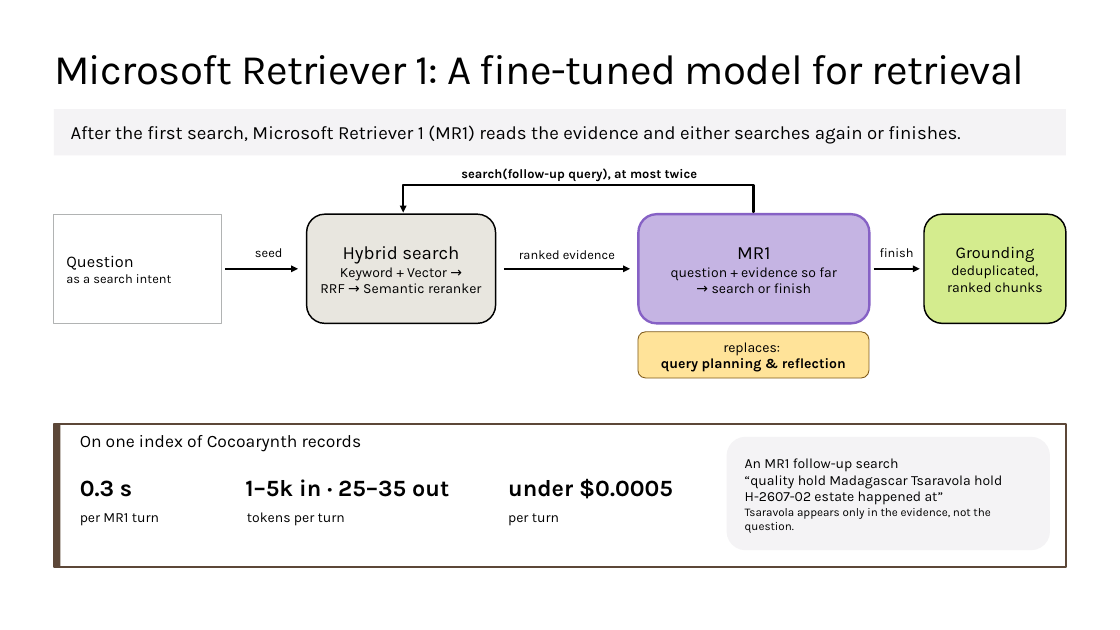
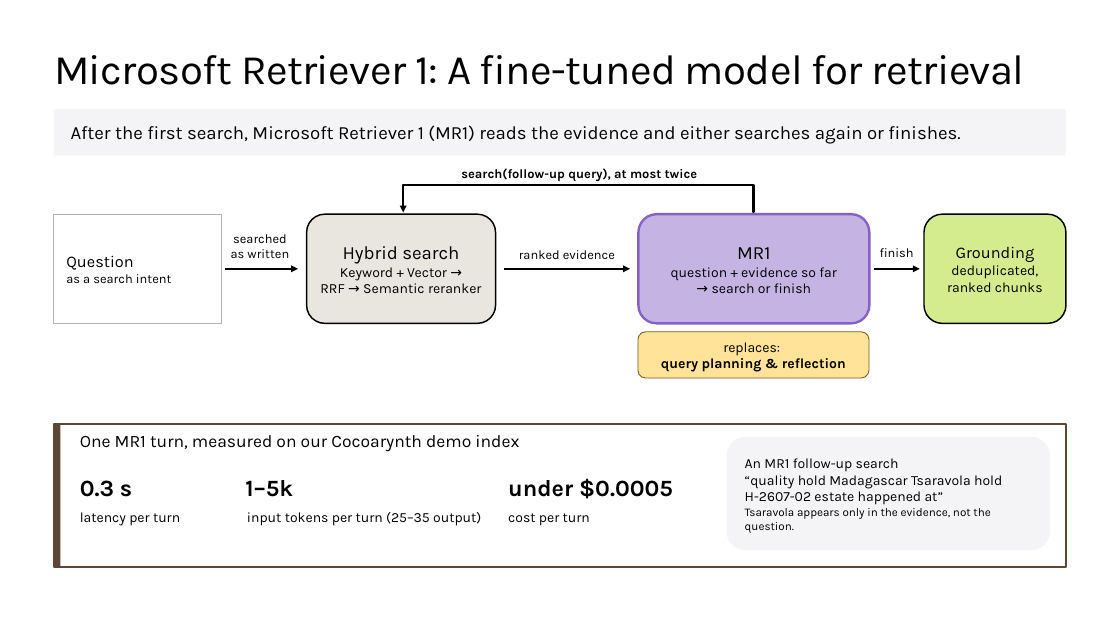
Before and after one commit to microsoft/ignite26-BRK300-building-agentic-retrieval-from-diy-to-foundry-iq, a slide deck: slide 27 of IgniteBRK300-WorkingDeck.pptx. Drawn at 1120x630 pixels with LibreOffice and Linux fonts; fonts in the diff are those of the drawing; background and template pictures are left out. Boxes give left, top, right and bottom in pixels: in the first picture for what was removed or moved away, otherwise in the second. Text is boxed around its words. In the diff, an @@ line names an element or a change of style, - is before the commit and + after.

```diff
--- a/IgniteBRK300-WorkingDeck.pptx
+++ b/IgniteBRK300-WorkingDeck.pptx
@@ text at box(231, 234, 289, 258): text changed @@
-seed
+searched
+as written
@@ text at box(80, 435, 519, 452): text changed @@
-On one index of Cocoarynth records
+One MR1 turn, measured on our Cocoarynth demo index
@@ text at box(245, 480, 293, 497): text changed @@
-1–5k in · 25–35 out
+1–5k
@@ text at box(80, 512, 180, 526): text changed @@
-per MR1 turn
+latency per turn
@@ text at box(247, 512, 481, 526): text changed @@
-tokens per turn
+input tokens per turn (25–35 output)
@@ text at box(508, 513, 590, 526): text changed @@
-per turn
+cost per turn
```
Also in this commit, not shown: 2 other slides changed, 1 other file.
